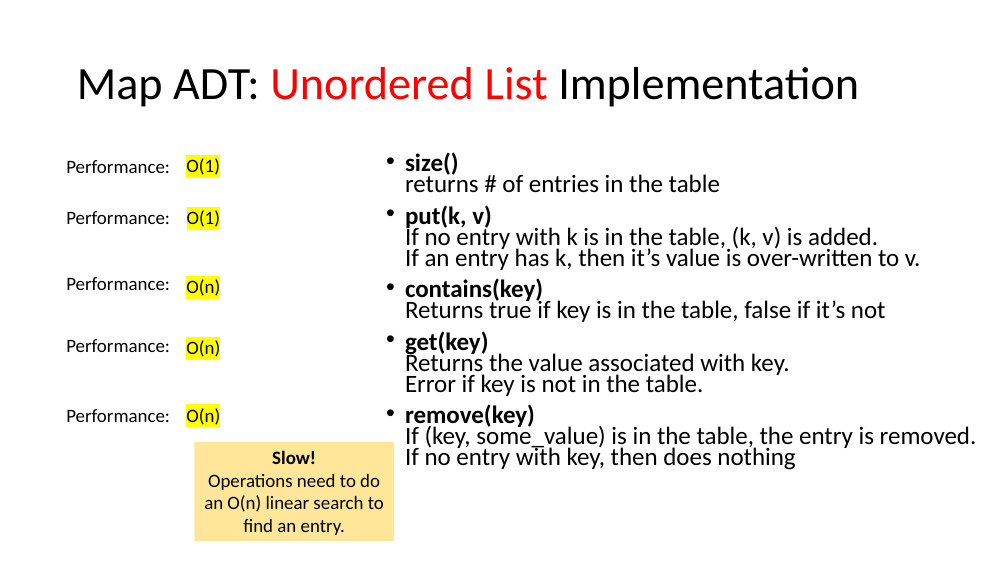
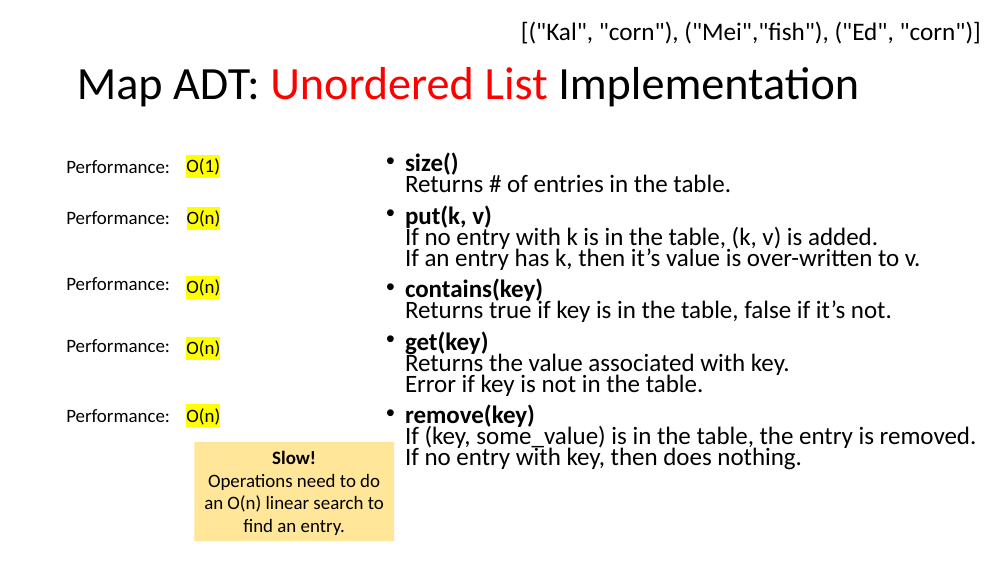
Before and after one commit to tjd1234/cmpt225fall2023, a slide deck: slide 9 of lecture_notes/week8/week8_maps_and_hashing.pptx. Drawn at 1008x567 pixels with LibreOffice and Linux fonts; fonts in the diff are those of the drawing. Boxes give left, top, right and bottom in pixels: in the first picture for what was removed or moved away, otherwise in the second. Text is boxed around its words. In the diff, an @@ line names an element or a change of style, - is before the commit and + after.

```diff
--- a/lecture_notes/week8/week8_maps_and_hashing.pptx
+++ b/lecture_notes/week8/week8_maps_and_hashing.pptx
@@ text added at <box>521,21,981,44</box>, 24 pt, text #000000 @@
+[("Kal", "corn"), ("Mei","fish"), ("Ed", "corn")]
@@ text at <box>405,152,731,193</box>: text changed @@
-• size()
-  returns # of entries in the table
+• size()
+  Returns # of entries in the table.
@@ text at <box>187,209,221,230</box>: text changed @@
-O(1)
+O(n)
@@ text at <box>405,278,892,322</box>: text changed @@
-• contains(key)
-  Returns true if key is in the table, false if it’s not
+• contains(key)
+  Returns true if key is in the table, false if it’s not.
@@ text at <box>405,404,977,470</box>: text changed @@
-• remove(key)
-  If (key, some_value) is in the table, the entry is removed.
-  If no entry with key, then does nothing
+• remove(key)
+  If (key, some_value) is in the table, the entry is removed.
+  If no entry with key, then does nothing.
```
Also in this commit, not shown: 4 other slides changed, 1 other file.
